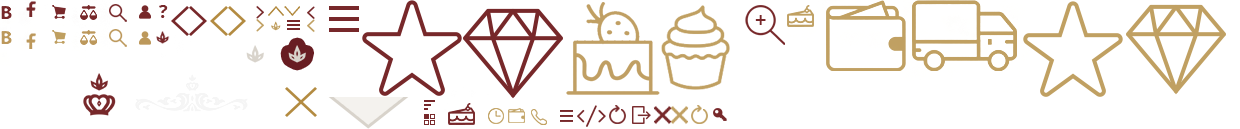
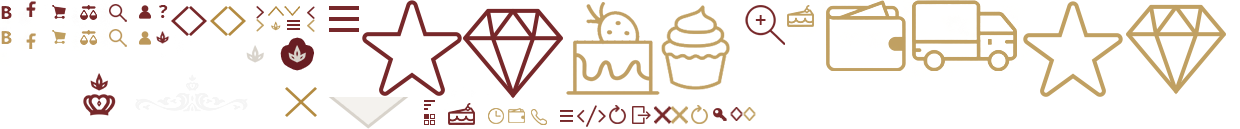
Two versions of the same layered image (w=1240, h=129). Layer-by-layer changes:
added layer "Слой 21 копия 4 copy" above "Слой 21 копия 3 copy" over bbox(743, 107, 756, 115)
added layer "Слой 21 копия 3 copy" above "Слой 21 копия 4" over bbox(743, 113, 756, 121)
added layer "Слой 21 копия 4" above "Слой 21 копия 3" over bbox(730, 107, 743, 115)
added layer "Слой 21 копия 3" above "Фигура 37 (копия) 3" over bbox(730, 113, 743, 121)
